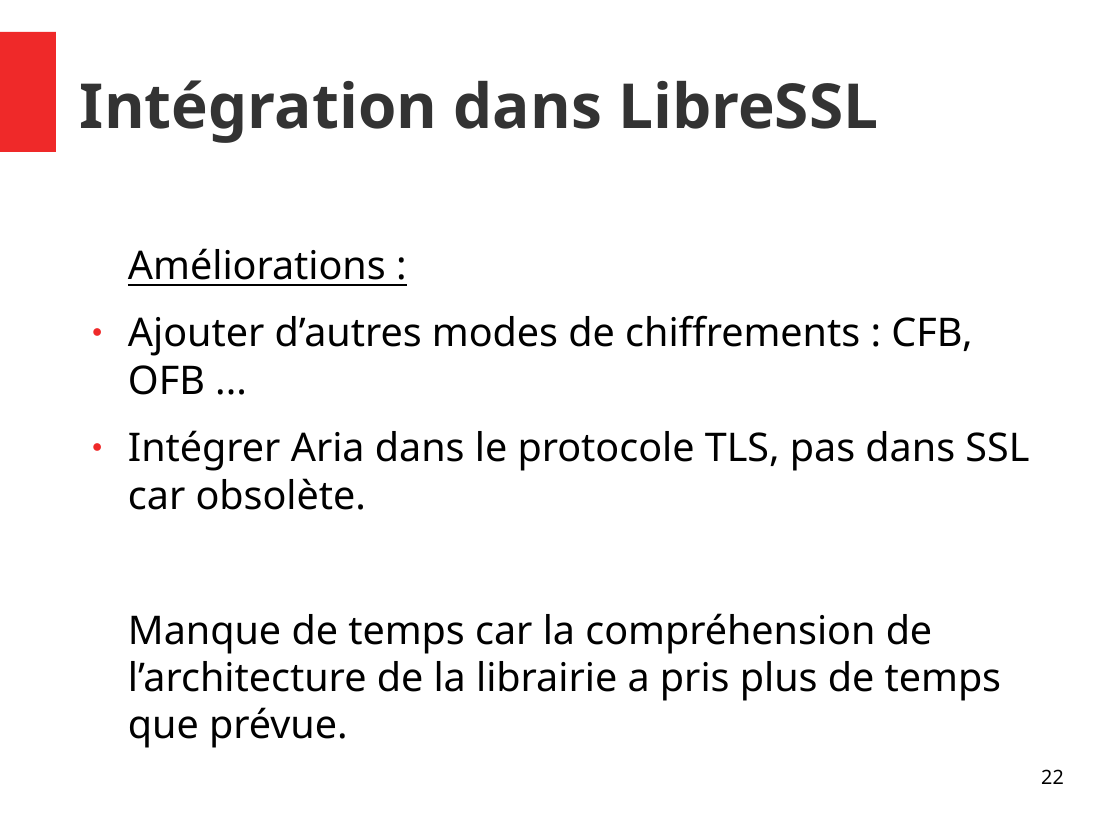
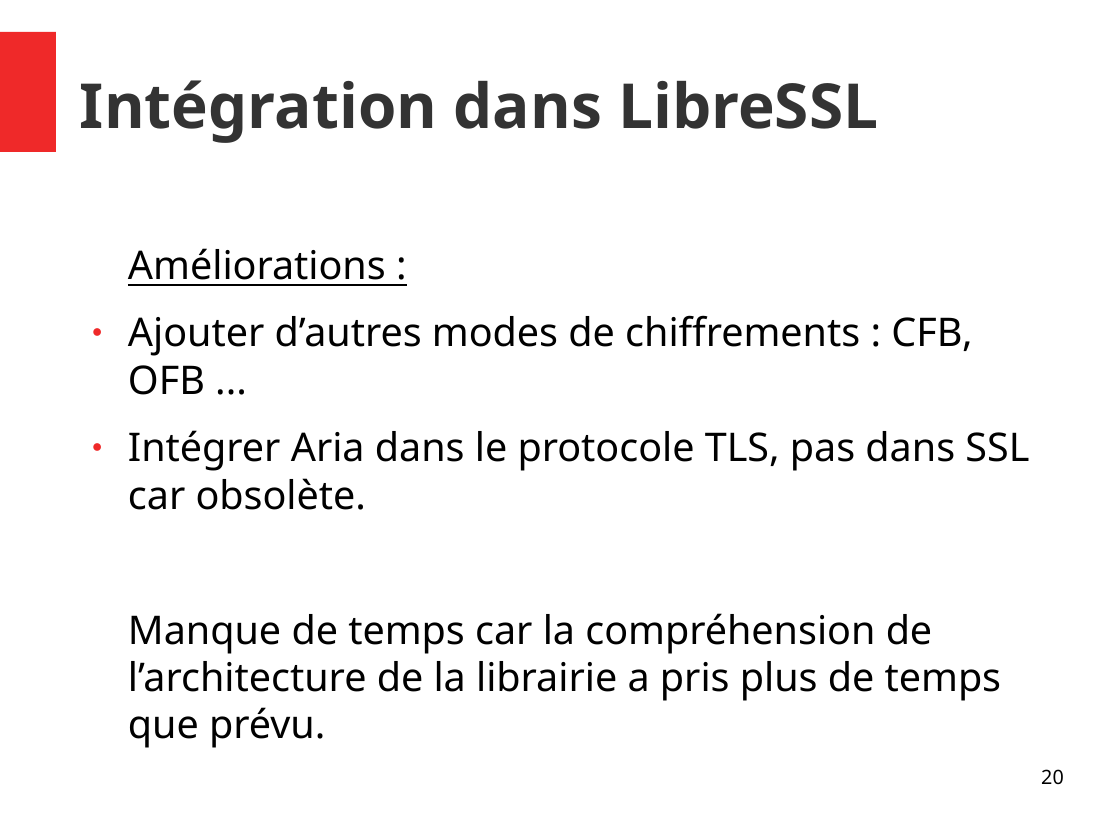
Before and after one commit to Allard-Chris/Aria, a slide deck: slide 20 of docs/[M2CSI]_ICP_Aria_Allard_Aulagnier.odp (slide 22 before the commit). Drawn at 1120x840 pixels with LibreOffice and Linux fonts; fonts in the diff are those of the drawing. Boxes give left, top, right and bottom in pixels: in the first picture for what was removed or moved away, otherwise in the second. Text is boxed around its words. In the diff, an @@ line names an element or a change of style, - is before the commit and + after.

```diff
--- a/docs/[M2CSI]_ICP_Aria_Allard_Aulagnier.odp
+++ b/docs/[M2CSI]_ICP_Aria_Allard_Aulagnier.odp
@@ text at [128,613,1002,748]: text changed @@
-Manque de temps car la compréhension de l’architecture de la librairie a pris plus de temps que prévue.
+Manque de temps car la compréhension de l’architecture de la librairie a pris plus de temps que prévu.
@@ page number at [1041,769,1064,784]: text changed @@
-22
+20
```
Also in this commit, not shown: 8 other slides changed, 2 slides removed.
